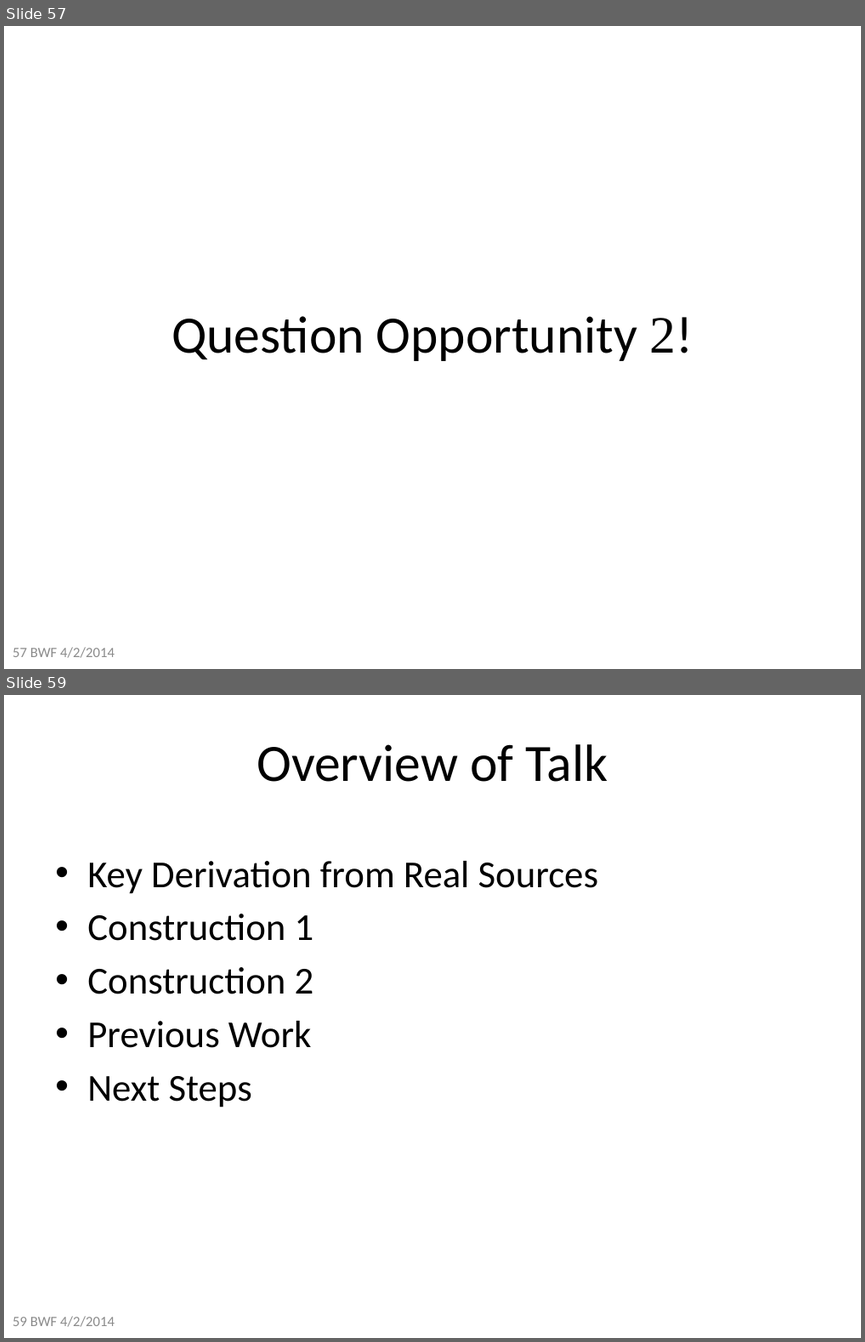
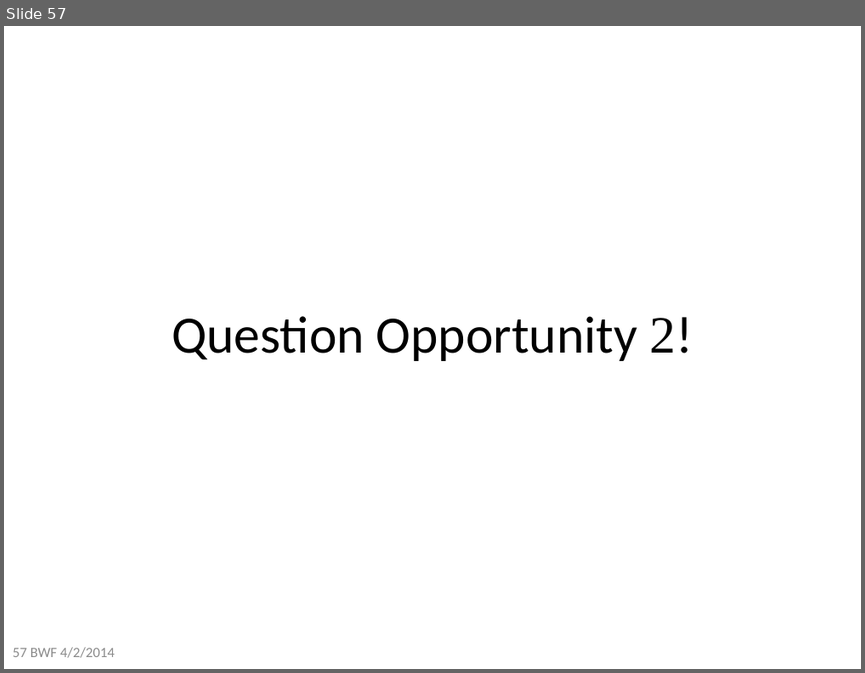
Before and after one commit to xianruimeng/comp-fuzzy-ext, a slide deck: constantRate/KeyDerivationWithNegativeUsable.pptx. Shown one above the other, each under a label of ours: slides 57 and 59 before the commit, slide 57 after it; the slides between them are not shown. The pictures are 865x1342 and 865x673 pixels, drawn with LibreOffice and Linux fonts; fonts in the diff are those of the drawing. Boxes give left, top, right and bottom in pixels: in the first picture for what was removed or moved away, otherwise in the second. Text is boxed around its words. In the diff, an @@ line names an element or a change of style, - is before the commit and + after.

```diff
--- a/constantRate/KeyDerivationWithNegativeUsable.pptx
+++ b/constantRate/KeyDerivationWithNegativeUsable.pptx
@@ slide 59 removed at (x1=4, y1=695, x2=861, y2=1338), background #FFFFFF @@
@@ title removed at (x1=256, y1=744, x2=608, y2=782) @@
-Overview of Talk
@@ text removed at (x1=87, y1=861, x2=598, y2=1107) @@
-• Key Derivation from Real Sources
-• Construction 1
-• Construction 2
-• Previous Work
-• Next Steps
@@ text removed at (x1=12, y1=1315, x2=114, y2=1327) @@
-59 BWF 4/2/2014
```
Also in this commit, not shown: 1 slide changed, 12 other slides removed, 1 other file.
